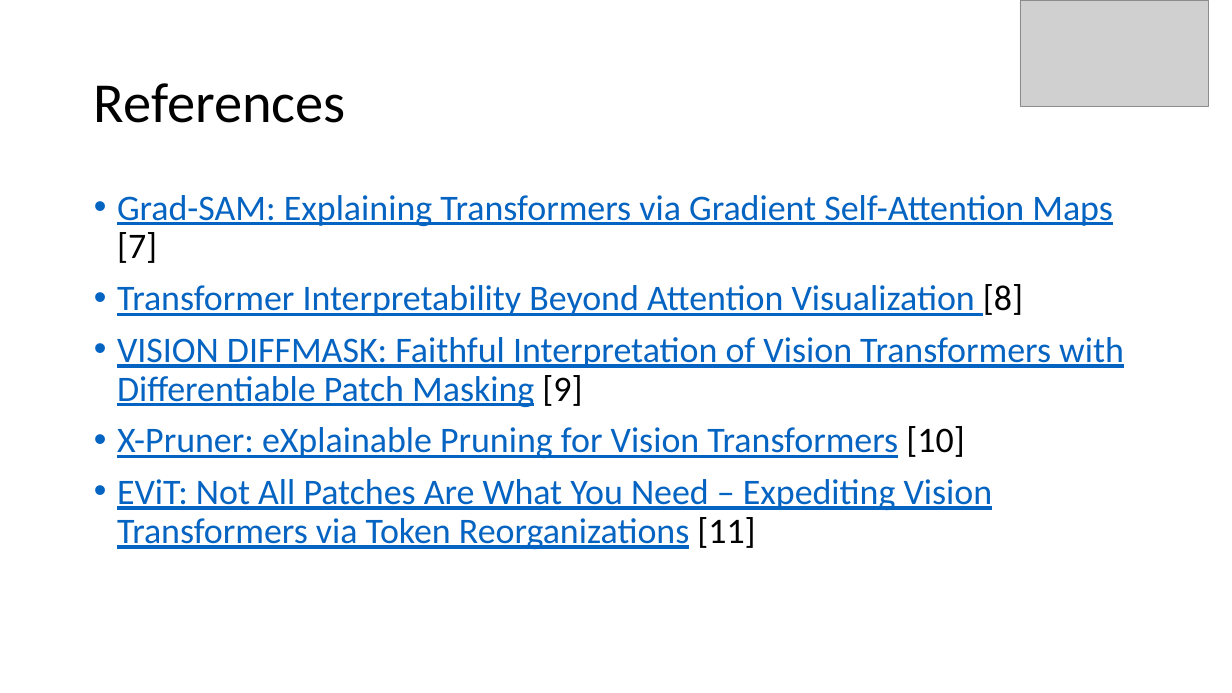
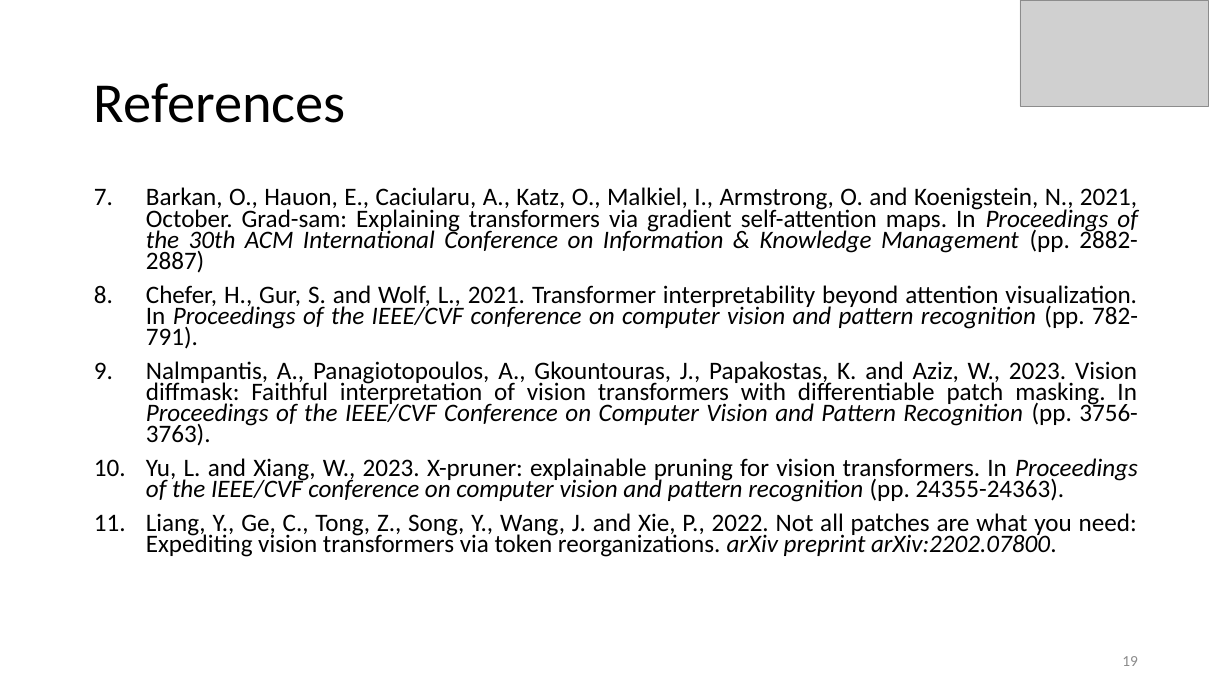
Before and after one commit to Harshtherocking/xai-honors, a slide deck: slide 19 of ref/review.pptx (slide 13 before the commit). Drawn at 1232x693 pixels with LibreOffice and Linux fonts; fonts in the diff are those of the drawing; grey boxes stand for pictures. Boxes give left, top, right and bottom in pixels: in the first picture for what was removed or moved away, otherwise in the second. Text is boxed around its words. In the diff, an @@ line names an element or a change of style, - is before the commit and + after.

```diff
--- a/ref/review.pptx
+++ b/ref/review.pptx
@@ text at bbox=[146, 187, 1138, 557]: text changed; size 28 to 19.6 pt; text colour #0563C1 to #000000 @@
-• Grad-SAM: Explaining Transformers via Gradient Self-Attention Maps [7]
-• Transformer Interpretability Beyond Attention Visualization [8]
-• VISION DIFFMASK: Faithful Interpretation of Vision Transformers with Differentiable Patch Masking [9]
-• X-Pruner: eXplainable Pruning for Vision Transformers [10]
-• EViT: Not All Patches Are What You Need – Expediting Vision Transformers via Token Reorganizations [11]
+7. Barkan, O., Hauon, E., Caciularu, A., Katz, O., Malkiel, I., Armstrong, O. and Koenigstein, N., 2021, October. Grad-sam: Explaining transformers via gradient self-attention maps. In Proceedings of the 30th ACM International Conference on Information & Knowledge Management (pp. 2882-2887)
+8. Chefer, H., Gur, S. and Wolf, L., 2021. Transformer interpretability beyond attention visualization. In Proceedings of the IEEE/CVF conference on computer vision and pattern recognition (pp. 782-791).
+9. Nalmpantis, A., Panagiotopoulos, A., Gkountouras, J., Papakostas, K. and Aziz, W., 2023. Vision diffmask: Faithful interpretation of vision transformers with differentiable patch masking. In Proceedings of the IEEE/CVF Conference on Computer Vision and Pattern Recognition (pp. 3756-3763).
+10. Yu, L. and Xiang, W., 2023. X-pruner: explainable pruning for vision transformers. In Proceedings of the IEEE/CVF conference on computer vision and pattern recognition (pp. 24355-24363).
+11. Liang, Y., Ge, C., Tong, Z., Song, Y., Wang, J. and Xie, P., 2022. Not all patches are what you need: Expediting vision transformers via token reorganizations. arXiv preprint arXiv:2202.07800.
@@ page number added at bbox=[1122, 656, 1138, 666], 12 pt, text #8C8C8C @@
+19
```
Also in this commit, not shown: 14 other slides changed, 8 slides added, 2 other files.
